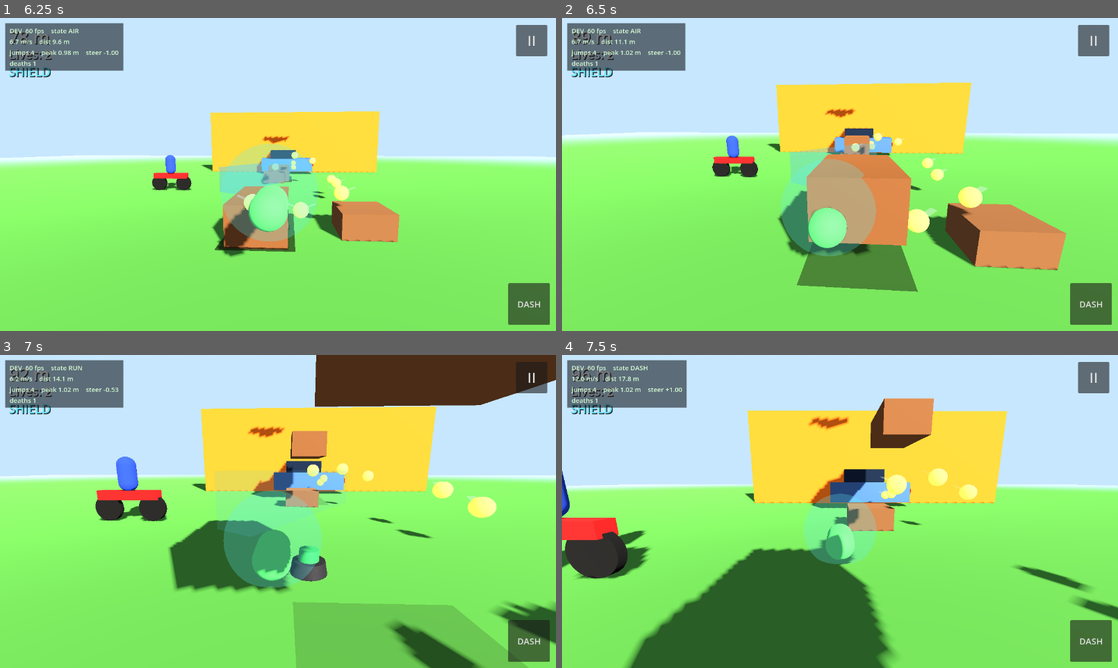
Above: before the commit, frames 1-4 (two rows, left to right).
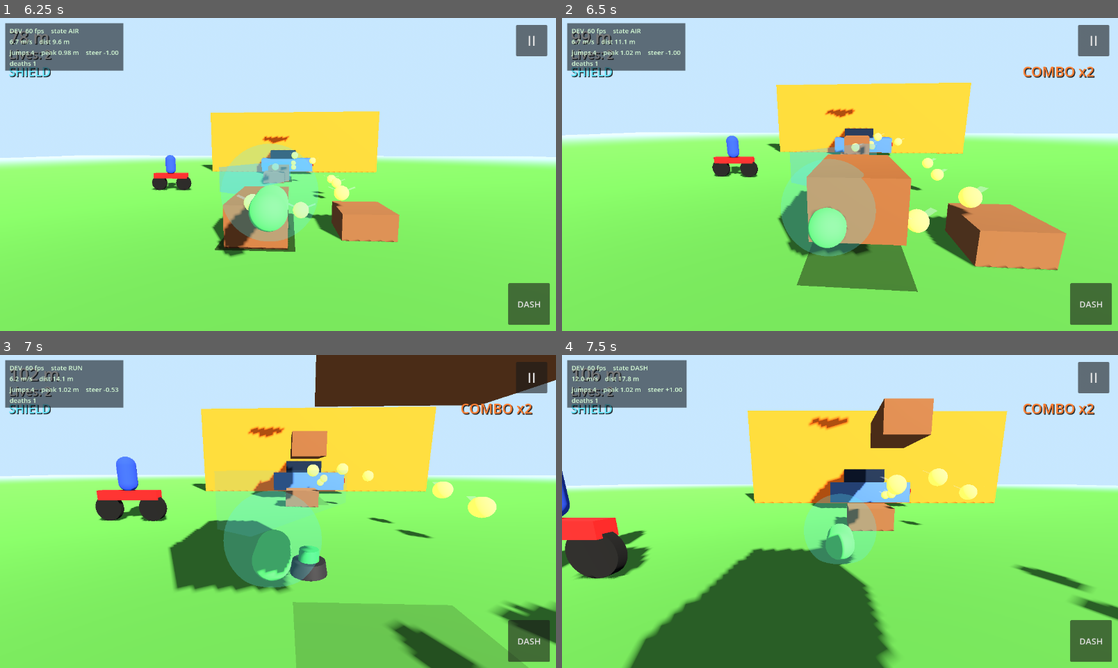
Above: after the commit, the same moments.

Repository: g-shankar/Gecko-run
Game: Godot game, scene res://scenes/main.tscn
Same seed, same stepped clock (60 frames per second), same inputs: the game is played once before the commit and once after it.
Inputs (mouse positions are in pixels of both pictures, inside the frame that each line leads up to):
- Up to frame 1 (6.25 s): click "TAP TO START" at 0.5 s; move the mouse to (400, 158) at 1.27 s; hold D (steer_right) 1.28-2 s; tap Shift (dash) every 1.5 s from 1.35 to 5.85 s; click (400, 158) at 1.42 s; tap Space (jump) at 1.52, 1.82, 4.52, 4.82 s; drag from (166, 190) to (250, 237) at 2.02 s; move the mouse to (333, 105) at 2.77 s; hold D (steer_right) 2.78-3.5 s; drag from (250, 237) to (111, 127) at 3.52 s; move the mouse to (444, 221) at 4.27 s; hold A (steer_left) 4.28-5 s; drag from (111, 127) to (194, 96) at 5.02 s; move the mouse to (305, 174) at 5.77 s; hold A (steer_left) from 5.78 s (still down); click (305, 174) at 5.92 s
- Up to frame 2 (6.5 s): keep holding A (steer_left)
- Up to frame 3 (7 s): release A (steer_left) at 6.5 s; drag from (194, 433) to (166, 527) at 6.52 s
- Up to frame 4 (7.5 s): move the mouse to (962, 495) at 7.27 s; hold D (steer_right) from 7.28 s (still down); tap Shift (dash) at 7.35 s

Frame 1 is identical in both runs. In frame 2, 0.3% of the frame differs, in the area x 1-96%, y 4-20%; in frame 3, 0.4%; in frame 4, 0.4%.

Commit message:
P17: combo multiplier system
- Consecutive bugs/near-misses build combo (up to 8x)
- 4-second window, death resets, HUD shows COMBO xN
- 12 new tests, 111 total passing

Diff:
--- a/scripts/systems/game_state.gd
+++ b/scripts/systems/game_state.gd
@@ -9,6 +9,7 @@
 signal bugs_changed(new_count: int)
 signal deaths_changed(new_count: int)
 signal near_misses_changed(new_count: int) ## P15: near-miss counter for UI.
+signal combo_changed(new_combo: int) ## P17: combo multiplier for UI.
 
 var current_state: State = State.READY:
 	set(value):
@@ -36,6 +37,15 @@
 		near_miss_count = value
 		near_misses_changed.emit(near_miss_count)
 
+var combo: int = 0: ## P17: consecutive scoring actions without dying.
+	set(value):
+		combo = value
+		combo_changed.emit(combo)
+
+var combo_timer: float = 0.0 ## P17: seconds left before combo expires.
+const COMBO_WINDOW: float = 4.0 ## P17: scoring actions refresh the combo.
+const COMBO_MAX: int = 8 ## P17: 8x is the ceiling.
+
 var max_lives: int = 3 ## P14: deaths per run before game over.
 
 var best_score: int = 0 ## P14: best distance, persisted.
@@ -51,6 +61,11 @@
 func _process(delta: float) -> void:
 	if current_state == State.RUNNING:
 		run_time += delta
+		# P17: combo expires if no scoring action within the window.
+		if combo > 0:
+			combo_timer -= delta
+			if combo_timer <= 0.0:
+				combo = 0
 
 
 func reset_run() -> void:
@@ -58,6 +73,8 @@
 	deaths = 0
 	bug_count = 0
 	near_miss_count = 0
+	combo = 0
+	combo_timer = 0.0
 	run_time = 0.0
 	current_state = State.READY
 
@@ -89,6 +106,8 @@
 
 func register_death() -> void:
 	deaths += 1
+	combo = 0 ## P17: death breaks the combo.
+	combo_timer = 0.0
 	current_state = State.DEAD
 
 
@@ -103,11 +122,25 @@
 
 func collect_bug() -> void:
 	bug_count += 1
-	add_score(10)
+	_bump_combo()
+	add_score(10 * _multiplier())
 
 
 ## P15: the gecko survived a hazard's ACTIVE phase from close range.
-## Worth 50 points — the "one more run" juice.
+## P17: worth 50 x combo multiplier — the "one more run" juice.
 func register_near_miss() -> void:
 	near_miss_count += 1
-	add_score(50)
+	_bump_combo()
+	add_score(50 * _multiplier())
+
+
+## P17: scoring actions build the combo (up to COMBO_MAX). Each action
+## refreshes the timer.
+func _bump_combo() -> void:
+	combo = mini(combo + 1, COMBO_MAX)
+	combo_timer = COMBO_WINDOW
+
+
+## P17: 1x for the first action, 2x for the second, etc.
+func _multiplier() -> int:
+	return maxi(1, combo)
--- a/scripts/ui/game_ui.gd
+++ b/scripts/ui/game_ui.gd
@@ -25,6 +25,7 @@
 var _shield_label: Label
 var _near_miss_label: Label ## P15: "NEAR MISS +50!" popup.
 var _near_miss_timer: float = 0.0
+var _combo_label: Label ## P17: "COMBO x3" indicator.
 var _final_score_label: Label
 var _best_label: Label
 
@@ -46,6 +47,7 @@
 	gs.score_changed.connect(_on_score_changed)
 	gs.deaths_changed.connect(_on_deaths_changed)
 	gs.near_misses_changed.connect(_on_near_miss)
+	gs.combo_changed.connect(_on_combo_changed)
 
 
 func _on_state_changed(new_state: int) -> void:
@@ -73,6 +75,15 @@
 	_near_miss_label.visible = true
 	_near_miss_label.modulate.a = 1.0
 	_near_miss_timer = 1.2
+
+
+## P17: show/hide the combo multiplier.
+func _on_combo_changed(new_combo: int) -> void:
+	if new_combo >= 2:
+		_combo_label.text = "COMBO x%d" % new_combo
+		_combo_label.visible = true
+	else:
+		_combo_label.visible = false
 
 
 func _process(delta: float) -> void:
@@ -182,6 +193,13 @@
 	_near_miss_label.horizontal_alignment = HORIZONTAL_ALIGNMENT_CENTER
 	_near_miss_label.visible = false
 	_hud.add_child(_near_miss_label)
+	# P17: combo indicator, top-right below pause. Hidden until x2.
+	_combo_label = _make_label("COMBO x2", 32)
+	_combo_label.add_theme_color_override("font_color", Color(1.0, 0.5, 0.2))
+	_combo_label.set_anchors_preset(Control.PRESET_TOP_RIGHT)
+	_combo_label.position = Vector2(-220, 100)
+	_combo_label.visible = false
+	_hud.add_child(_combo_label)
 
 
 func _on_pause_pressed() -> void:
--- /dev/null
+++ b/tests/test_p17.gd
@@ -0,0 +1,70 @@
+extends SceneTree
+## Gecko Run — P17 tests: combo multiplier.
+##
+## 1. First bug: combo=1, +10 points (1x).
+## 2. Second bug quickly: combo=2, +20 points (2x).
+## 3. Combo caps at 8x.
+## 4. Death resets combo.
+## 5. Combo expires after COMBO_WINDOW without scoring.
+
+var _pass := 0
+var _fail := 0
+
+
+func check(cond: bool, label: String) -> void:
+	if cond:
+		_pass += 1
+		print("PASS: ", label)
+	else:
+		_fail += 1
+		print("FAIL: ", label)
+
+
+func _initialize() -> void:
+	var gs_script: Script = load("res://scripts/systems/game_state.gd")
+	var gs: Node = gs_script.new()
+	gs.name = "GameState"
+	root.add_child(gs)
+	gs.start_run()
+
+	# --- 1: first bug ---
+	gs.collect_bug()
+	check(gs.combo == 1, "first scoring action: combo=1")
+	check(gs.score == 10, "first bug: +10 (1x) (score=%d)" % gs.score)
+
+	# --- 2: second bug (within window) ---
+	gs.collect_bug()
+	check(gs.combo == 2, "second action: combo=2")
+	check(gs.score == 30, "second bug: +20 (2x), total 30 (score=%d)" % gs.score)
+
+	# --- 3: near-miss at combo 2 ---
+	gs.register_near_miss()
+	# combo becomes 3, multiplier 3x, +150. Total: 30 + 150 = 180.
+	check(gs.combo == 3, "near-miss bumps combo to 3")
+	check(gs.score == 180, "near-miss at 3x: +150 (score=%d)" % gs.score)
+
+	# --- 4: cap at 8x ---
+	for i in 10:
+		gs.collect_bug()
+	check(gs.combo == 8, "combo caps at 8 (combo=%d)" % gs.combo)
+	var score_before: int = gs.score
+	gs.collect_bug() # Should still be 8x: +80.
+	check(gs.score == score_before + 80, "capped at 8x: +80 (score=%d)" % gs.score)
+
+	# --- 5: death resets ---
+	gs.register_death()
+	check(gs.combo == 0, "death resets combo")
+	gs.respawn()
+	gs.collect_bug()
+	check(gs.score == score_before + 80 + 10, "after death: back to 1x (score=%d)" % gs.score)
+
+	# --- 6: expiry ---
+	gs.collect_bug() # combo=2
+	check(gs.combo == 2, "combo rebuilt to 2")
+	# Simulate 5 seconds passing (window is 4s).
+	for i in 300: # 300 frames at 60fps = 5s
+		await process_frame
+	check(gs.combo == 0, "combo expires after window (combo=%d)" % gs.combo)
+
+	print("--- P17: %d passed, %d failed ---" % [_pass, _fail])
+	quit(_fail)
